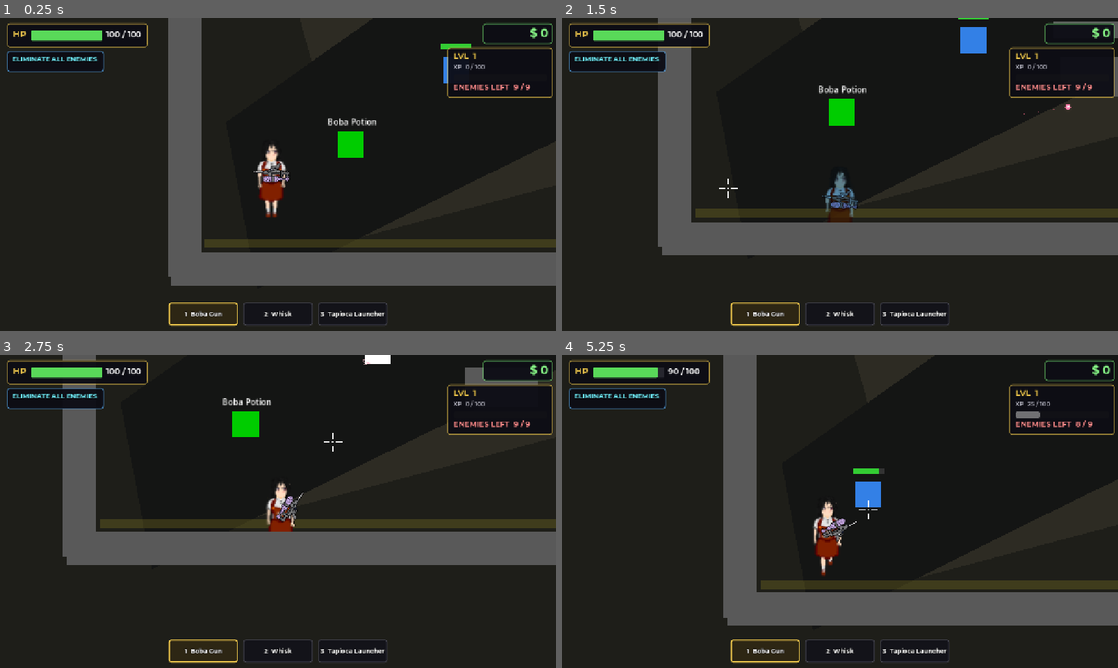
Above: before the commit, frames 1-4 (two rows, left to right).
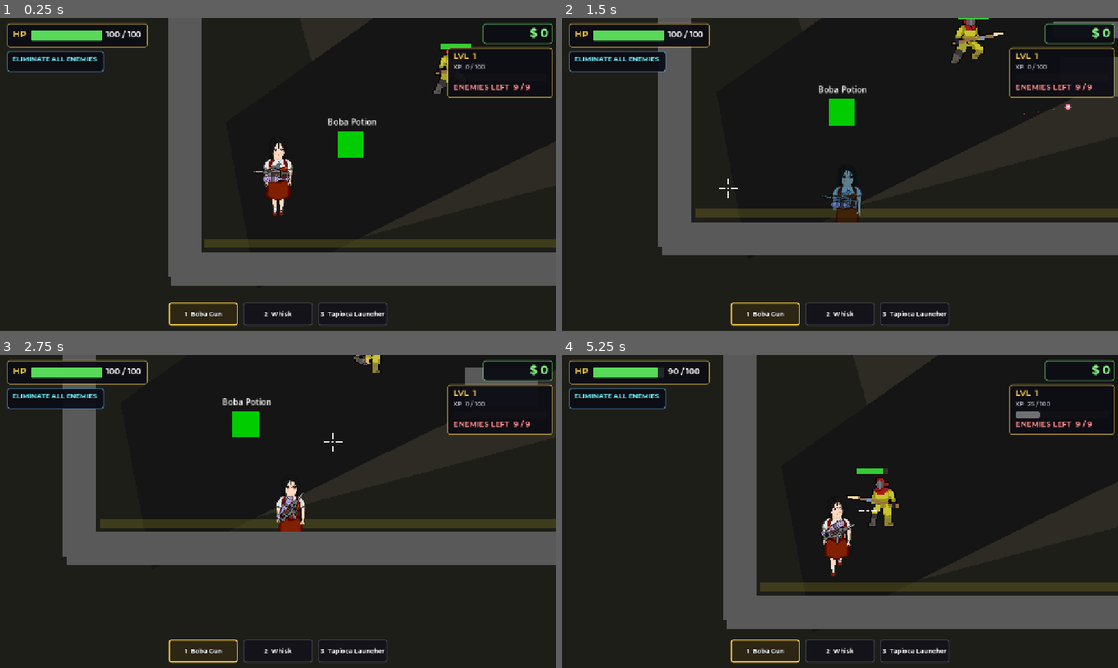
Above: after the commit, the same moments.

Repository: coyote321/BobaGame
Game: Godot game, scene res://Scenes/MissionScene5.tscn
Same seed, same stepped clock (60 frames per second), same inputs: the game is played once before the commit and once after it. This scene is started directly instead of the project's main scene. Sound files missing from this copy of the repository are replaced by a short silence.
Inputs (mouse positions are in pixels of both pictures, inside the frame that each line leads up to):
- Up to frame 1 (0.25 s): no input
- Up to frame 2 (1.5 s): tap Enter (ui_accept) at 0.5, 0.77 s; move the mouse to (962, 158) at 0.52 s; press the mouse at (962, 158) at 0.53 s; hold D (move_right) 0.53-1.28 s; tap E (interact) at 1.25 s; move the mouse to (728, 190) at 1.27 s; release the mouse at (728, 190) at 1.28 s; hold S (move_down) from 1.28 s (still down); tap G (ability) at 1.35 s
- Up to frame 3 (2.75 s): tap Enter (ui_accept) at 1.52 s; click (166, 527) at 1.55 s; move the mouse to (333, 442) at 2.02 s; release S (move_down) at 2.03 s; hold D (move_right) from 2.03 s (still down); hold Right mouse button (aim) from 2.03 s (still down); click (333, 442) at 2.3 s
- Up to frame 4 (5.25 s): move the mouse to (812, 574) at 2.77 s; release D (move_right) at 2.78 s; release Right mouse button (aim) at 2.78 s; hold W (move_up) 2.78-3.53 s; click (812, 574) at 2.85 s; tap Enter (ui_accept) at 3.02, 3.77, 4.52 s; move the mouse to (1006, 558) at 3.52 s; hold Ctrl (crouch) 3.53-4.28 s; hold A (move_left) 3.53-5.03 s; click (1006, 558) at 3.8 s; tap E (interact) at 4.25, 4.35 s; move the mouse to (673, 464) at 4.27 s; click (673, 464) at 4.55 s; move the mouse to (867, 511) at 5.02 s; hold S (move_down) from 5.03 s (still down); hold Shift (sprint) from 5.03 s (still down)

The runs differ from the first frame. In frame 1, 0.9% of the frame differs, in the area x 46-81%, y 10-64%; in frame 2, 1.1%; in frame 3, 0.8%; in frame 4, 4.5%, in the area x 29-100%, y 0-88%.

Commit message:
test first1

Diff:
--- a/Scenes/KitchenKnife.tscn
+++ b/Scenes/KitchenKnife.tscn
@@ -4,12 +4,13 @@
 [ext_resource type="Script" uid="uid://lcifx1jid4wu" path="res://Scripts/KnifeWeapon.gd" id="2_script"]
 
 [node name="Whisk" type="Node2D"]
+position = Vector2(1, 0)
 script = ExtResource("2_script")
 
 [node name="Sprite" type="Sprite2D" parent="."]
-scale = Vector2(0.9, 0.9)
+position = Vector2(-1, 1.000001)
+scale = Vector2(0.85, 0.9)
 texture = ExtResource("1_whisk")
-texture_filter = 0
 
 [node name="Muzzle" type="Marker2D" parent="."]
-position = Vector2(28, 0)
+position = Vector2(11, 0)
--- a/Scenes/ReactorBoss.tscn
+++ b/Scenes/ReactorBoss.tscn
@@ -4,7 +4,7 @@
 [ext_resource type="PackedScene" path="res://Scenes/HealthBar.tscn" id="2_healthbar"]
 
 [sub_resource type="CircleShape2D" id="CircleShape2D_reactor_boss"]
-radius = 72.0
+radius = 84.0
 
 [node name="ReactorOverlord" type="CharacterBody2D"]
 collision_layer = 4
@@ -12,26 +12,26 @@
 script = ExtResource("1_script")
 
 [node name="Body" type="ColorRect" parent="."]
-offset_left = -66.0
-offset_top = -66.0
-offset_right = 66.0
-offset_bottom = 66.0
+offset_left = -82.0
+offset_top = -82.0
+offset_right = 82.0
+offset_bottom = 82.0
 color = Color(0.28, 0.85, 0.18, 1)
 
 [node name="CoreGlow" type="ColorRect" parent="."]
-offset_left = -28.0
-offset_top = -28.0
-offset_right = 28.0
-offset_bottom = 28.0
+offset_left = -36.0
+offset_top = -36.0
+offset_right = 36.0
+offset_bottom = 36.0
 color = Color(0.9, 1, 0.16, 0.72)
 
 [node name="CollisionShape2D" type="CollisionShape2D" parent="."]
 shape = SubResource("CircleShape2D_reactor_boss")
 
 [node name="HealthBar" parent="." instance=ExtResource("2_healthbar")]
-offset_left = -78.0
-offset_top = -96.0
-offset_right = 78.0
-offset_bottom = -84.0
+offset_left = -95.0
+offset_top = -118.0
+offset_right = 95.0
+offset_bottom = -106.0
 max_value = 900.0
 value = 900.0
--- /dev/null
+++ b/Scenes/SlimeEnemy.tscn
@@ -0,0 +1,30 @@
+[gd_scene load_steps=4 format=3 uid="uid://slime_reactor_enemy"]
+
+[ext_resource type="Script" path="res://Scripts/SlimeEnemyAI.gd" id="1_script"]
+[ext_resource type="PackedScene" path="res://Scenes/HealthBar.tscn" id="2_healthbar"]
+
+[sub_resource type="CircleShape2D" id="CircleShape2D_slime_enemy"]
+radius = 22.0
+
+[node name="SlimeEnemy" type="CharacterBody2D"]
+collision_layer = 4
+collision_mask = 7
+script = ExtResource("1_script")
+
+[node name="Body" type="ColorRect" parent="."]
+offset_left = -19.0
+offset_top = -16.0
+offset_right = 19.0
+offset_bottom = 16.0
+color = Color(0.2, 0.9, 0.72, 1)
+
+[node name="CollisionShape2D" type="CollisionShape2D" parent="."]
+shape = SubResource("CircleShape2D_slime_enemy")
+
+[node name="HealthBar" parent="." instance=ExtResource("2_healthbar")]
+offset_left = -24.0
+offset_top = -36.0
+offset_right = 24.0
+offset_bottom = -29.0
+max_value = 42.0
+value = 42.0
--- a/Scripts/EnemyBase.gd
+++ b/Scripts/EnemyBase.gd
@@ -44,6 +44,20 @@
 var alert_indicator: Label
 var _health_fill_style: StyleBoxFlat
 var _health_color_key: String = ""
+const HAZMAT_TEXTURE: Texture2D = preload("res://Assets/Sprites/hazmat_animation.png")
+const HAZMAT_ATTACK_ROW: int = 0
+const HAZMAT_RUN_ROW: int = 1
+const HAZMAT_DEATH_ROW: int = 2
+const HAZMAT_FRAME_COUNT: int = 6
+const HAZMAT_RUN_FPS: float = 10.0
+const HAZMAT_ATTACK_FPS: float = 12.0
+const HAZMAT_DEATH_FPS: float = 8.0
+const HAZMAT_VISUAL_SCALE_MULTIPLIER: float = 2.0
+var hazmat_sprite: Sprite2D
+var _hazmat_base_modulate: Color = Color.WHITE
+var _hazmat_row: int = HAZMAT_RUN_ROW
+var _hazmat_frame: int = 0
+var _hazmat_timer: float = 0.0
 
 # ─── Configurable overrides for subclasses ──────────────────────────────
 var _body_size: Vector2 = Vector2(50, 50)
@@ -90,6 +104,8 @@
 	if is_target:
 		body_rect.color = Color(1, 0.85, 0)
 
+	setup_hazmat_visual()
+
 	# Health bar
 	if has_node("HealthBar") and $HealthBar is ProgressBar:
 		health_bar = $HealthBar
@@ -120,6 +136,38 @@
 	alert_indicator.visible = false
 	add_child(alert_indicator)
 
+func setup_hazmat_visual() -> void:
+	if not uses_hazmat_visual():
+		return
+
+	if has_node("HazmatSprite") and $HazmatSprite is Sprite2D:
+		hazmat_sprite = $HazmatSprite
+	else:
+		hazmat_sprite = Sprite2D.new()
+		hazmat_sprite.name = "HazmatSprite"
+		add_child(hazmat_sprite)
+		move_child(hazmat_sprite, 0)
+
+	hazmat_sprite.texture = HAZMAT_TEXTURE
+	hazmat_sprite.hframes = HAZMAT_FRAME_COUNT
+	hazmat_sprite.vframes = 3
+	hazmat_sprite.texture_filter = CanvasItem.TEXTURE_FILTER_NEAREST
+	hazmat_sprite.position = Vector2(0, -8)
+	var visual_scale: float = clampf((_body_size.y / 58.0) * HAZMAT_VISUAL_SCALE_MULTIPLIER, 1.6, 2.4)
+	hazmat_sprite.scale = Vector2(visual_scale, visual_scale)
+	hazmat_sprite.z_index = 0
+	_hazmat_base_modulate = Color(1.18, 1.1, 0.66, 1) if is_target else Color.WHITE
+	hazmat_sprite.modulate = _hazmat_base_modulate
+	set_hazmat_frame(0, HAZMAT_RUN_ROW)
+
+	if body_rect:
+		body_rect.visible = false
+
+func uses_hazmat_visual() -> bool:
+	if has_method("is_reactor_overlord") and call("is_reactor_overlord"):
+		return false
+	return true
+
 # ─── Patrol ─────────────────────────────────────────────────────────────
 
 func setup_patrol_points():
@@ -135,6 +183,7 @@
 
 func _physics_process(delta):
 	if is_dead:
+		update_hazmat_animation(delta)
 		return
 
 	attack_cooldown -= delta
@@ -152,6 +201,7 @@
 			process_attack(delta)
 		State.HURT:
 			process_hurt(delta)
+	update_hazmat_animation(delta)
 
 func process_idle(delta):
 	patrol_wait_timer -= delta
@@ -281,8 +331,13 @@
 	health_bar.value = health
 	_update_health_bar_color()
 
-	# Flash body white
-	if body_rect:
+	# Flash the active visual white
+	if hazmat_sprite:
+		hazmat_sprite.modulate = Color.WHITE
+		await get_tree().create_timer(0.06).timeout
+		if hazmat_sprite and not is_dead:
+			hazmat_sprite.modulate = _hazmat_base_modulate
+	elif body_rect:
 		var orig_color = body_rect.color
 		body_rect.color = Color.WHITE
 		await get_tree().create_timer(0.1).timeout
@@ -342,10 +397,80 @@
 	died.emit(self)
 	remove_from_group("enemy")
 
-	if body_rect:
+	if hazmat_sprite:
+		velocity = Vector2.ZERO
+		if health_bar:
+			health_bar.visible = false
+		if alert_indicator:
+			alert_indicator.visible = false
+		if has_node("CollisionShape2D"):
+			$CollisionShape2D.set_deferred("disabled", true)
+		start_hazmat_animation(HAZMAT_DEATH_ROW)
+		await get_tree().create_timer(float(HAZMAT_FRAME_COUNT) / HAZMAT_DEATH_FPS).timeout
+		queue_free()
+	elif body_rect:
 		var tween = create_tween()
 		tween.tween_property(body_rect, "modulate:a", 0.0, 0.5)
 		tween.parallel().tween_property(self, "scale", Vector2(1.2, 0.3), 0.5)
 		tween.tween_callback(queue_free)
 	else:
 		queue_free()
+
+func update_hazmat_animation(delta: float) -> void:
+	if not hazmat_sprite:
+		return
+
+	update_hazmat_facing()
+
+	if is_dead:
+		advance_hazmat_animation(delta, HAZMAT_DEATH_FPS, false)
+		return
+
+	if state == State.ATTACK:
+		start_hazmat_animation(HAZMAT_ATTACK_ROW)
+		advance_hazmat_animation(delta, HAZMAT_ATTACK_FPS, true)
+		return
+
+	start_hazmat_animation(HAZMAT_RUN_ROW)
+	if velocity.length_squared() > 1.0:
+		advance_hazmat_animation(delta, HAZMAT_RUN_FPS, true)
+	else:
+		set_hazmat_frame(0, HAZMAT_RUN_ROW)
+
+func update_hazmat_facing() -> void:
+	if not hazmat_sprite:
+		return
+
+	var face_vector := velocity
+	if state == State.ATTACK and player and is_instance_valid(player):
+		face_vector = player.global_position - global_position
+	if absf(face_vector.x) > 0.1:
+		hazmat_sprite.flip_h = face_vector.x > 0.0
+
+func start_hazmat_animation(row: int) -> void:
+	if _hazmat_row == row:
+		return
+	_hazmat_row = row
+	_hazmat_frame = 0
+	_hazmat_timer = 0.0
+	set_hazmat_frame(_hazmat_frame, _hazmat_row)
+
+func advance_hazmat_animation(delta: float, fps: float, loops: bool) -> void:
+	_hazmat_timer += delta
+	var frame_time := 1.0 / fps
+	while _hazmat_timer >= frame_time:
+		_hazmat_timer -= frame_time
+		if _hazmat_frame >= HAZMAT_FRAME_COUNT - 1:
+			if not loops:
+				set_hazmat_frame(HAZMAT_FRAME_COUNT - 1, _hazmat_row)
+				return
+			_hazmat_frame = 0
+		else:
+			_hazmat_frame += 1
+		set_hazmat_frame(_hazmat_frame, _hazmat_row)
+
+func set_hazmat_frame(frame_index: int, row: int) -> void:
+	_hazmat_frame = clampi(frame_index, 0, HAZMAT_FRAME_COUNT - 1)
+	_hazmat_row = clampi(row, 0, 2)
+	if hazmat_sprite:
+		hazmat_sprite.frame_coords = Vector2i(_hazmat_frame, _hazmat_row)
--- a/Scripts/ReactorBossAI.gd
+++ b/Scripts/ReactorBossAI.gd
@@ -1,10 +1,10 @@
 extends "res://Scripts/EnemyBase.gd"
 
-const MINION_SCENE: PackedScene = preload("res://Scenes/Enemy.tscn")
-const ELITE_SCENE: PackedScene = preload("res://Scenes/EnemyElite.tscn")
+const SLIME_SCENE: PackedScene = preload("res://Scenes/SlimeEnemy.tscn")
 
 var _phase: int = 0
 var _special_cooldown: float = 2.4
+var _slime_spawn_cooldown: float = 4.0
 
 func is_reactor_overlord() -> bool:
 	return true
@@ -17,8 +17,8 @@
 	detection_range = 1100.0
 	attack_range = 150.0
 	_body_color = Color(0.28, 0.85, 0.18, 1)
-	_body_size = Vector2(132, 132)
-	_body_offset = Vector2(-66, -66)
+	_body_size = Vector2(164, 164)
+	_body_offset = Vector2(-82, -82)
 	_patrol_extent = Vector2(240, 140)
 	_idle_wait_range = Vector2(0.2, 0.8)
 	_alert_icon_text = "!!!"
@@ -36,8 +36,8 @@
 		body_rect.size = _body_size
 		body_rect.color = Color(0.75, 0.95, 0.12, 1) if is_target else _body_color
 	if health_bar:
-		health_bar.position = Vector2(-78, -96)
-		health_bar.size = Vector2(156, 12)
+		health_bar.position = Vector2(-95, -118)
+		health_bar.size = Vector2(190, 12)
 		health_bar.max_value = max_health
 		health_bar.value = health
 
@@ -49,6 +49,10 @@
 	if player and is_instance_valid(player) and _special_cooldown <= 0.0:
 		_reactor_pulse()
 		_special_cooldown = randf_range(2.6, 4.2)
+	_slime_spawn_cooldown -= delta
+	if player and is_instance_valid(player) and _slime_spawn_cooldown <= 0.0:
+		_try_periodic_slime_spawn()
+		_slime_spawn_cooldown = randf_range(5.5, 8.0)
 
 func take_damage(amount: float):
 	super.take_damage(amount)
@@ -79,27 +83,43 @@
 		_phase = 1
 		chase_speed += 35.0
 		attack_damage += 5.0
-		_summon_minions(3)
+		_summon_slimes(3)
 	elif _phase == 1 and ratio <= 0.33:
 		_phase = 2
 		chase_speed += 45.0
 		attack_damage += 7.0
 		_special_cooldown = 0.4
-		_summon_minions(5)
+		_summon_slimes(5)
 
-func _summon_minions(count: int) -> void:
+func _summon_slimes(count: int) -> void:
 	var holder := get_parent()
 	if holder == null:
 		return
 	for i in range(count):
-		var scene := ELITE_SCENE if i == count - 1 and _phase >= 2 else MINION_SCENE
-		var minion = scene.instantiate()
+		var slime = SLIME_SCENE.instantiate()
 		var angle: float = (TAU / float(max(count, 1))) * float(i)
-		minion.global_position = global_position + Vector2(cos(angle), sin(angle)) * randf_range(180.0, 280.0)
-		holder.add_child(minion)
+		slime.global_position = global_position + Vector2(cos(angle), sin(angle)) * randf_range(180.0, 280.0)
+		holder.add_child(slime)
 		var mission = get_tree().current_scene
 		if mission and mission.has_method("_connect_enemy"):
-			mission._connect_enemy(minion)
+			mission._connect_enemy(slime)
+
+func _try_periodic_slime_spawn() -> void:
+	var holder := get_parent()
+	if holder == null:
+		return
+	var slime_cap := 4 + (_phase * 2)
+	var available_slots: int = slime_cap - _active_slime_count(holder)
+	if available_slots <= 0:
+		return
+	_summon_slimes(mini(available_slots, 1 + _phase))
+
+func _active_slime_count(holder: Node) -> int:
+	var count := 0
+	for child in holder.get_children():
+		if child and child.has_method("is_reactor_slime") and child.is_reactor_slime():
+			count += 1
+	return count
 
 func _reactor_pulse() -> void:
 	_spawn_shockwave(260.0 + (_phase * 70.0))
--- /dev/null
+++ b/Scripts/SlimeEnemyAI.gd
@@ -0,0 +1,109 @@
+extends "res://Scripts/EnemyBase.gd"
+## Reactor slime minion. Uses a 6x4 directional sprite sheet:
+## front, back, left, right.
+
+const SLIME_TEXTURE: Texture2D = preload("res://Assets/Sprites/slime-enemy-reactor.png")
+const SLIME_FRONT_ROW: int = 0
+const SLIME_BACK_ROW: int = 1
+const SLIME_LEFT_ROW: int = 2
+const SLIME_RIGHT_ROW: int = 3
+const SLIME_FRAME_COUNT: int = 6
+const SLIME_WALK_FPS: float = 8.0
+
+var _slime_sprite: Sprite2D
+var _slime_row: int = SLIME_FRONT_ROW
+var _slime_frame: int = 0
+var _slime_timer: float = 0.0
+
+func is_reactor_slime() -> bool:
+	return true
+
+func _ready():
+	max_health = 42.0
+	speed = 135.0
+	chase_speed = 235.0
+	attack_damage = 7.0
+	detection_range = 520.0
+	attack_range = 58.0
+	_body_color = Color(0.2, 0.9, 0.72, 1)
+	_body_size = Vector2(38, 32)
+	_body_offset = Vector2(-19, -16)
+	_patrol_extent = Vector2(120, 70)
+	_idle_wait_range = Vector2(0.35, 1.1)
+	_alert_icon_text = "!"
+	_alert_font_size = 20
+	_alert_offset = Vector2(-5, -56)
+	_alert_blink_multiplier = 6.0
+	_xp_reward = 15
+	_money_reward = 5
+
+	super._ready()
+
+func uses_hazmat_visual() -> bool:
+	return false
+
+func setup_visuals():
+	super.setup_visuals()
+	_setup_slime_visual()
+	if body_rect:
+		body_rect.visible = false
+	if health_bar:
+		health_bar.position = Vector2(-24, -36)
+		health_bar.size = Vector2(48, 7)
+		health_bar.max_value = max_health
+		health_bar.value = health
+
+func _physics_process(delta):
+	super._physics_process(delta)
+	_update_slime_animation(delta)
+
+func _setup_slime_visual() -> void:
+	if has_node("SlimeSprite") and $SlimeSprite is Sprite2D:
+		_slime_sprite = $SlimeSprite
+	else:
+		_slime_sprite = Sprite2D.new()
+		_slime_sprite.name = "SlimeSprite"
+		add_child(_slime_sprite)
+		move_child(_slime_sprite, 0)
+
+	_slime_sprite.texture = SLIME_TEXTURE
+	_slime_sprite.hframes = SLIME_FRAME_COUNT
+	_slime_sprite.vframes = 4
+	_slime_sprite.texture_filter = CanvasItem.TEXTURE_FILTER_NEAREST
+	_slime_sprite.position = Vector2(0, -6)
+	_slime_sprite.scale = Vector2(1.45, 1.45)
+	_set_slime_frame(0, SLIME_FRONT_ROW)
+
+func _update_slime_animation(delta: float) -> void:
+	if not _slime_sprite:
+		return
+
+	var face_vector := velocity
+	if state == State.ATTACK and player and is_instance_valid(player):
+		face_vector = player.global_position - global_position
+
+	var next_row := _slime_row
+	if absf(face_vector.x) > absf(face_vector.y):
+		next_row = SLIME_RIGHT_ROW if face_vector.x > 0.0 else SLIME_LEFT_ROW
+	elif absf(face_vector.y) > 0.1:
+		next_row = SLIME_FRONT_ROW if face_vector.y > 0.0 else SLIME_BACK_ROW
+
+	if next_row != _slime_row:
+		_set_slime_frame(0, next_row)
+		_slime_timer = 0.0
+
+	if velocity.length_squared() <= 1.0 and state != State.ATTACK:
+		_set_slime_frame(0, _slime_row)
+		return
+
+	_slime_timer += delta
+	var frame_time := 1.0 / SLIME_WALK_FPS
+	while _slime_timer >= frame_time:
+		_slime_timer -= frame_time
+		_set_slime_frame((_slime_frame + 1) % SLIME_FRAME_COUNT, _slime_row)
+
+func _set_slime_frame(frame_index: int, row: int) -> void:
+	_slime_frame = clampi(frame_index, 0, SLIME_FRAME_COUNT - 1)
+	_slime_row = clampi(row, 0, 3)
+	if _slime_sprite:
+		_slime_sprite.frame_coords = Vector2i(_slime_frame, _slime_row)
Binary file added: Assets/Sprites/CEE7A172-F001-4C07-8BB4-4B8BE98F9B11_4_5005_c.jpeg
Not shown, added: Assets/Sprites/CEE7A172-F001-4C07-8BB4-4B8BE98F9B11_4_5005_c.jpeg.import
Binary file added: Assets/Sprites/hazmat_animation.png
Not shown, added: Assets/Sprites/hazmat_animation.png.import
Binary file changed: Assets/Sprites/mcwalkanimation.png
Binary file added: Assets/Sprites/slime-enemy-reactor.png
Not shown, added: Assets/Sprites/slime-enemy-reactor.png.import
Not shown, added: Scripts/SlimeEnemyAI.gd.uid
Not shown, changed: .cursor/debug-2bc24f.log
